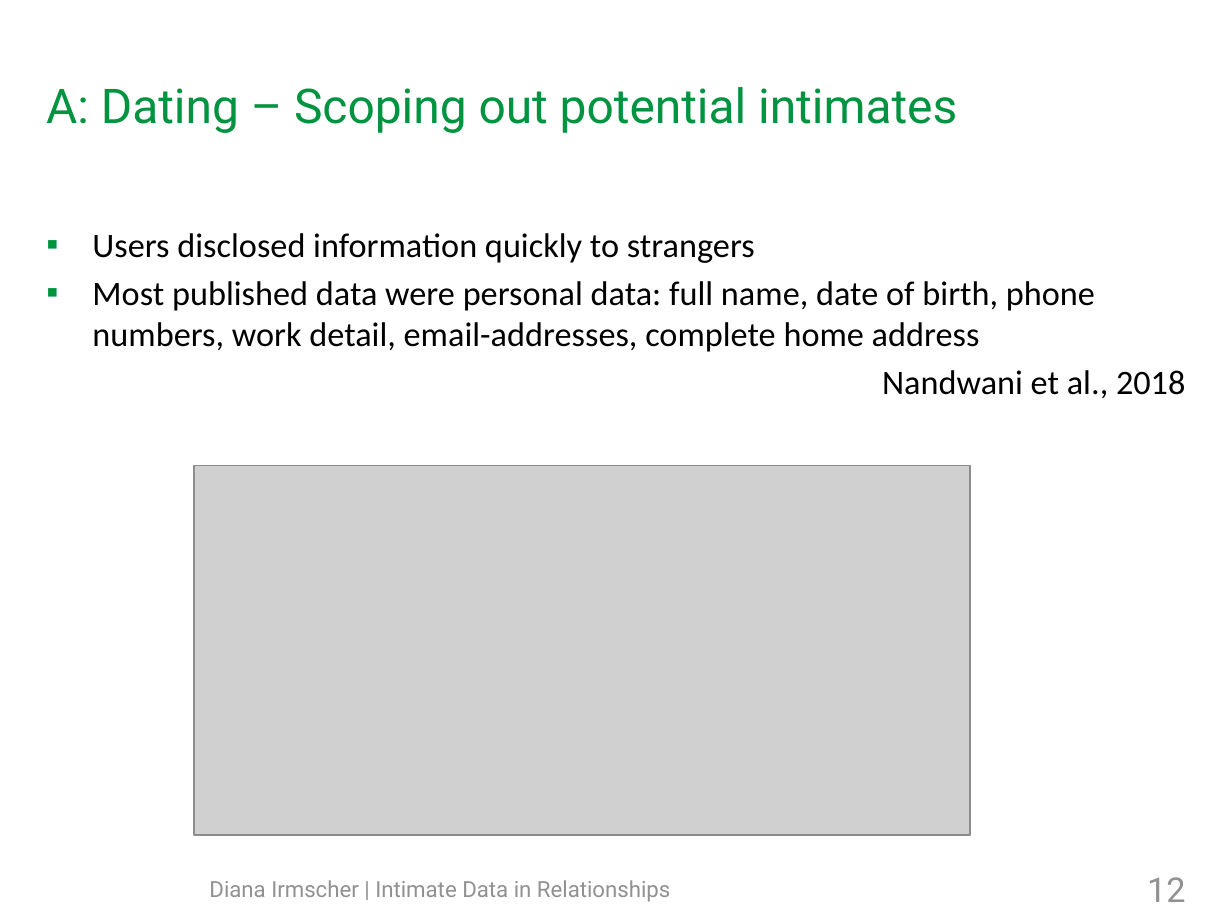
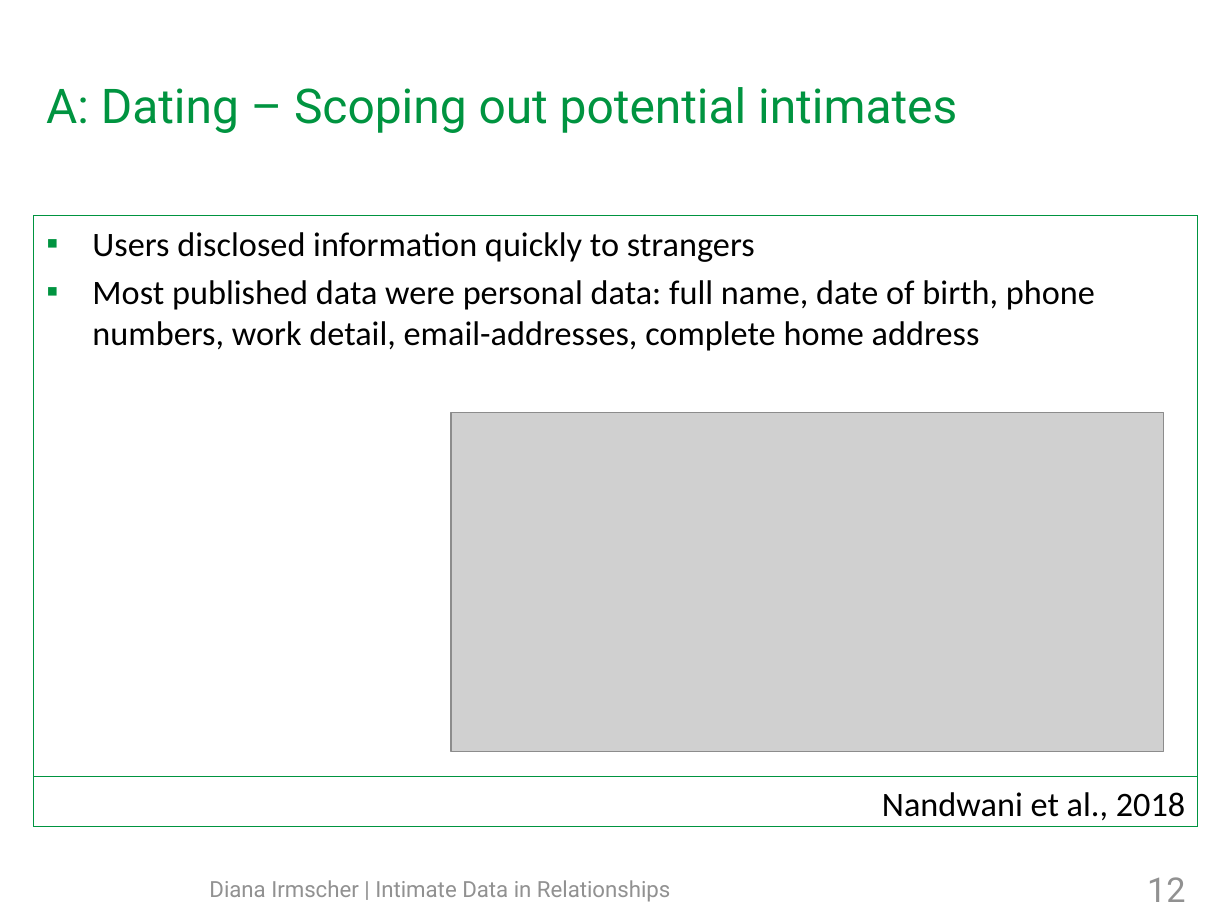
Before and after one commit to mieztatz/advanced_seminar_media_informatics, a slide deck: slide 12 of slides/final_presentation_irmscher_copy.odp. Drawn at 1232x924 pixels with LibreOffice and Linux fonts; fonts in the diff are those of the drawing; grey boxes stand for pictures; background and template pictures are left out. Boxes give left, top, right and bottom in pixels: in the first picture for what was removed or moved away, otherwise in the second. Text is boxed around its words. In the diff, an @@ line names an element or a change of style, - is before the commit and + after.

```diff
--- a/slides/final_presentation_irmscher_copy.odp
+++ b/slides/final_presentation_irmscher_copy.odp
@@ text "Users disclosed information quickly to ...": place and size @@
-text "Users disclosed information quickly to ..." at box(92, 233, 1185, 398)
+text "Users disclosed information quickly to ..." at box(34, 216, 1199, 827)
@@ text "Users disclosed information quickly to ..." at box(34, 216, 1199, 827): outline none to #009440 0 pt @@
@@ text at box(882, 370, 1185, 398): paragraph removed @@
-Nandwani et al., 2018
@@ picture: place and size @@
-picture at box(193, 466, 970, 835)
+picture at box(451, 413, 1163, 753)
@@ text added at box(34, 776, 1199, 827), outline #009440 0 pt, 20 pt, text #000000 @@
+Nandwani et al., 2018
```
Also in this commit, not shown: 12 other slides changed, 1 slide added, 5 other files.
